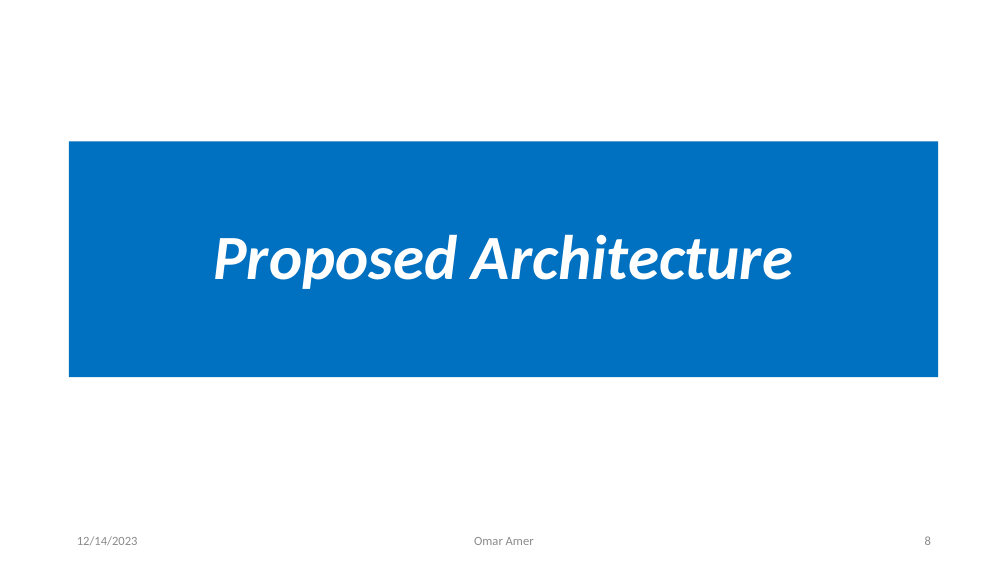
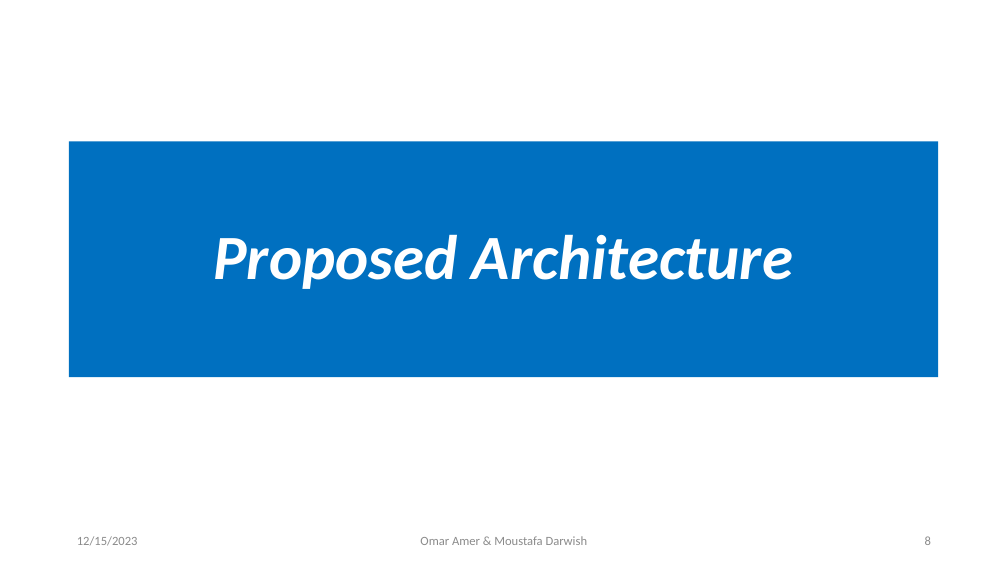
Before and after one commit to OmarAmer01/DCSK, a slide deck: slide 8 of docs/Presentation/main.pptx. Drawn at 1008x567 pixels with LibreOffice and Linux fonts; fonts in the diff are those of the drawing. Boxes give left, top, right and bottom in pixels: in the first picture for what was removed or moved away, otherwise in the second. Text is boxed around its words. In the diff, an @@ line names an element or a change of style, - is before the commit and + after.

Commit message:
Final Presentation

```diff
--- a/docs/Presentation/main.pptx
+++ b/docs/Presentation/main.pptx
@@ text at bbox=[77, 536, 138, 546]: text changed @@
-12/14/2023
+12/15/2023
@@ text at bbox=[420, 536, 588, 545]: text changed @@
-Omar Amer
+Omar Amer & Moustafa Darwish
```
Also in this commit, not shown: 34 other slides changed, 4 slides added.
